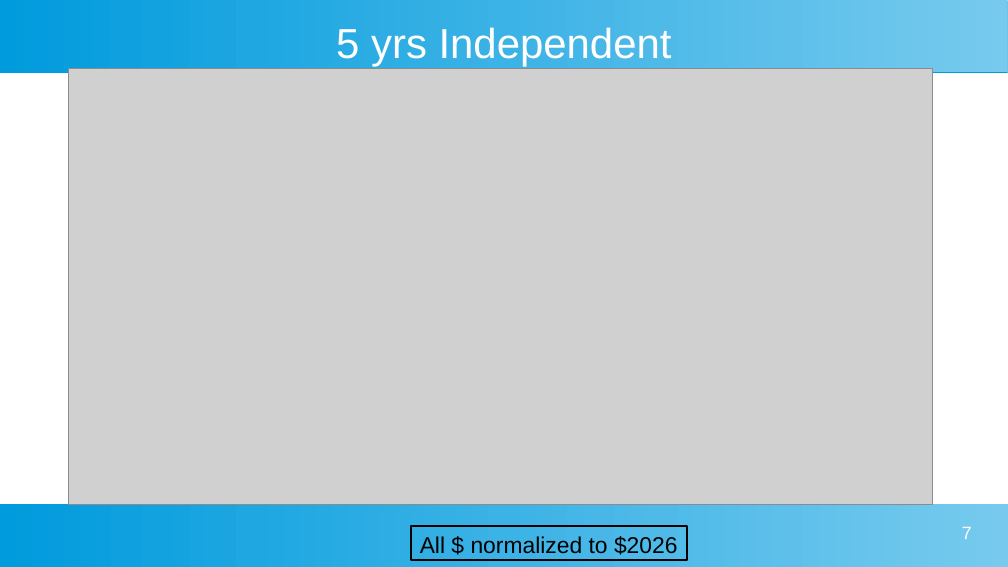
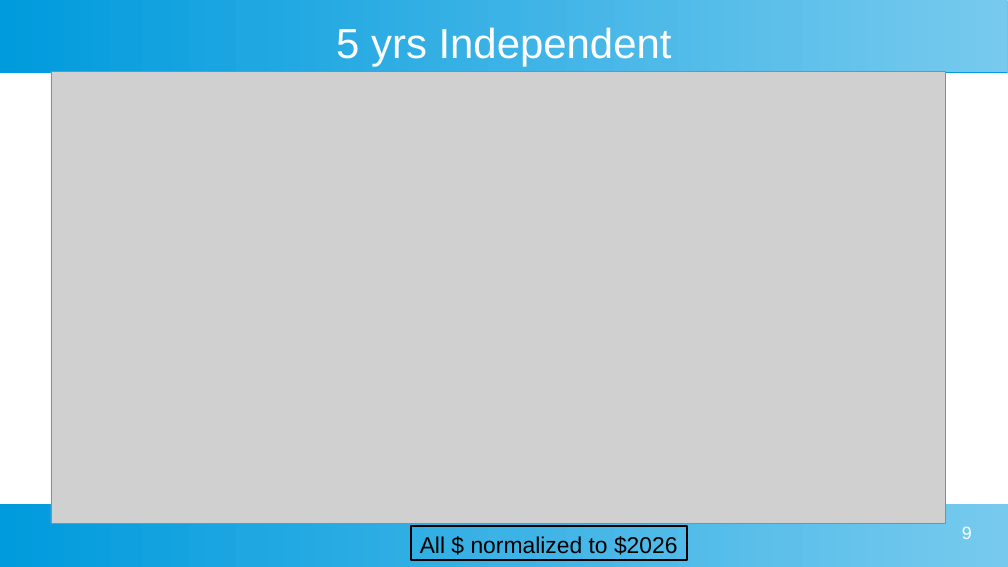
Before and after one commit to davegutz/myLifeSaver, a slide deck: slide 9 of Gutz Evaluation of Taylor Lifecare Advantage.odp (slide 7 before the commit). Drawn at 1008x567 pixels with LibreOffice and Linux fonts; fonts in the diff are those of the drawing; grey boxes stand for pictures. Boxes give left, top, right and bottom in pixels: in the first picture for what was removed or moved away, otherwise in the second. Text is boxed around its words. In the diff, an @@ line names an element or a change of style, - is before the commit and + after.

```diff
--- a/Gutz Evaluation of Taylor Lifecare Advantage.odp
+++ b/Gutz Evaluation of Taylor Lifecare Advantage.odp
@@ picture: place and size @@
-picture at [69,69,932,505]
+picture at [51,72,946,524]
@@ page number at [962,526,972,539]: text changed @@
-7
+9
```
Also in this commit, not shown: 8 other slides changed, 3 slides added, 2 slides removed, 2 other files.
